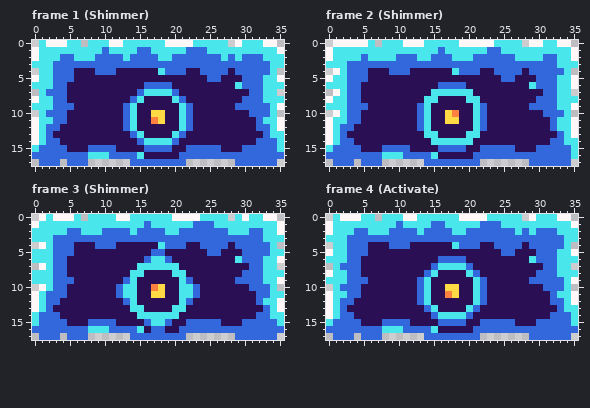
File history of a pixel-art file, Aseprite/MagicPlat/MagicPlat.aseprite. Above: the version before the commit.
36x18 pixels, 12 frames. Shown: frame 1 (Shimmer), frame 2 (Shimmer), frame 3 (Shimmer), frame 4 (Activate). The commit also changed other frames, which this record leaves out.
New version:
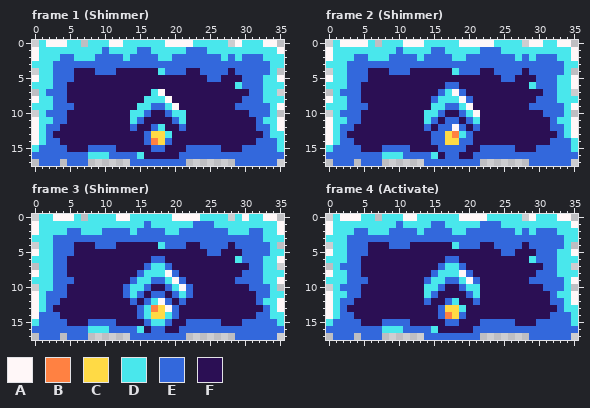
Palette (. is transparent): A #fff7f8  B #ff8142  C #ffda45  D #49e7ec  E #3368dc  F #2b0f54
From old to new:
layer "circle_emblem" now hidden
layer "up_emblem" added
Frame 1 (Shimmer):
y 6: x 16..19 EEEE -> FFFF
y 7: x 15..16 ED -> FF; x 18..20 DDE -> AFF
y 8: x 14..21 EDFFFFDE -> FFDDDAFF
y 9: x 13..22 EDFFFFFFDE -> FFDDEEDAFF
y 10: x 13 E -> F; x 15..20 FFCCFF -> DEFFED; x 22 E -> F
y 11: x 13 E -> F; x 15 F -> E; x 17..18 BC -> FF; x 20 F -> E; x 22 E -> F
y 12: x 13..14 ED -> FE; x 17..18 FF -> ED; x 21..22 DE -> EF
y 13: x 14..21 EDFFFFDE -> FFECCDFF
y 14: x 15..20 EDDDDE -> FEBCEF
y 15: x 16 E -> F; x 19 E -> F
Frame 2 (Shimmer):
y 0: x 1 A -> D
y 1: x 10 D -> E; x 15 D -> E; x 22 D -> E
y 2: x 4 D -> E; x 9 D -> E; x 14 D -> E; x 20 D -> E; x 28 D -> E; x 30 D -> E
y 3: x 33 D -> E
y 4: x 1 A -> D
y 6: x 16 E -> F; x 19 E -> F
y 7: x 1..2 AD -> DE; x 15..16 DD -> FE; x 18..20 DDD -> AEF
y 8: x 14..21 DDFFFFDD -> FEDDDAEF
y 9: x 13..22 EDFFFFFFDE -> FFDDEEDAFF; x 33 D -> E
y 10: x 1..2 AD -> DE; x 13 E -> F; x 15..22 FFCBFFDE -> DEFFEDAF
y 11: x 13 E -> F; x 15 F -> E; x 17..18 CC -> EE; x 20 F -> E; x 22 E -> F
y 12: x 13..14 ED -> FE; x 16..19 FFFF -> EEAE; x 21..22 DE -> EF; x 33 D -> E
y 13: x 14..21 DDFFFFDD -> FEECBDEF
y 14: x 15..20 DDDDDD -> EECCEE; x 34 D -> E
y 16: x 17..18 FF -> EE; x 35 D -> E
Frame 3 (Shimmer):
y 0: x 1 A -> D
y 2: x 0 D -> A
y 4: x 1 A -> D
y 5: x 0 D -> A; x 17..18 EE -> FF
y 6: x 16..19 EDDE -> FEEF
y 7: x 1 A -> D; x 15..16 DD -> FE; x 19..20 DD -> EF
y 8: x 0 D -> A; x 14..21 DDFFFFDD -> FEDDDAEF
y 9: x 13..22 EDFFFFFFDE -> FEDDEEDAEF
y 10: x 1 A -> D; x 12..13 ED -> FE; x 15..23 FFBCFFDDE -> DEFFEDAEF
y 11: x 12..13 ED -> FE; x 15 F -> E; x 17..18 CC -> EE; x 20 F -> E; x 22..23 DE -> EF
y 12: x 13..14 ED -> FE; x 16..19 FFFF -> EDAE; x 21..22 DE -> EF
y 13: x 14..21 DDFFFFDD -> FEDBCAEF
y 14: x 0 D -> A; x 15 D -> E; x 17..18 DD -> CC; x 20 D -> E
Frame 4 (Activate):
y 6: x 16 E -> F; x 19 E -> F
y 7: x 15..16 ED -> FE; x 19..20 DE -> EF
y 8: x 14..21 EDFFFFDE -> FEDDDAEF
y 9: x 13..22 EDFFFFFFDE -> FEDDEEDAEF
y 10: x 13 E -> F; x 15..20 FFCCFF -> DEFFED; x 22 E -> F
y 11: x 13 E -> F; x 15 F -> E; x 17..18 BC -> FF; x 20 F -> E; x 22 E -> F
y 12: x 13..14 ED -> FE; x 17..18 FF -> ED; x 21..22 DE -> EF
y 13: x 14..21 EDFFFFDE -> FFECCDFF
y 14: x 15..20 EDDDDE -> FEBCEF
y 15: x 16 E -> F; x 19 E -> F
